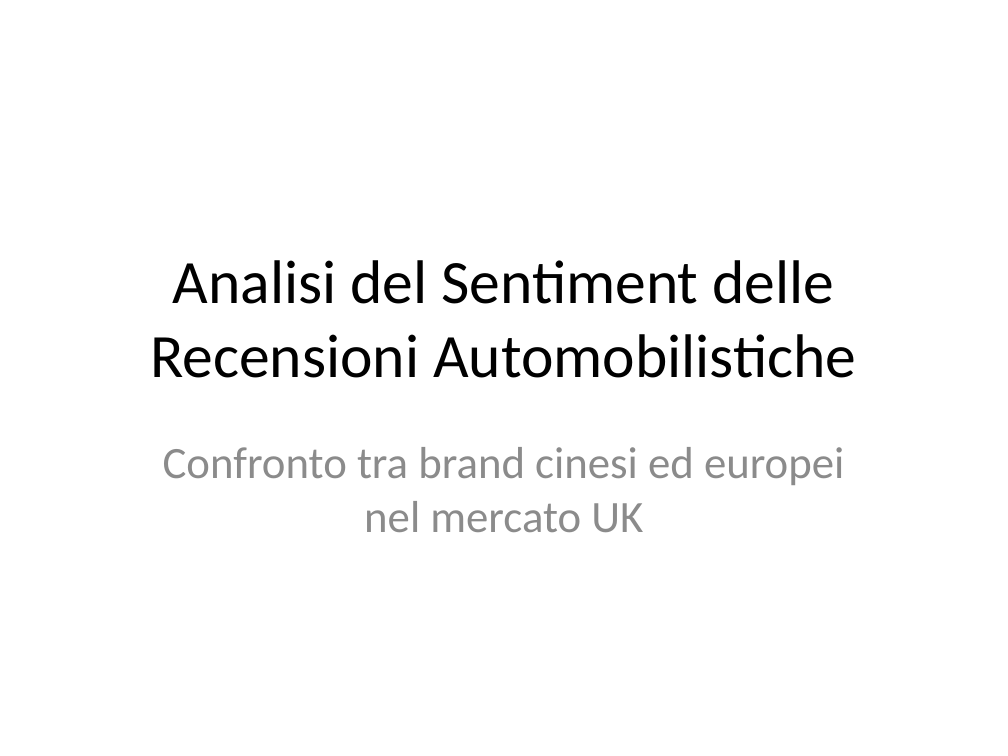
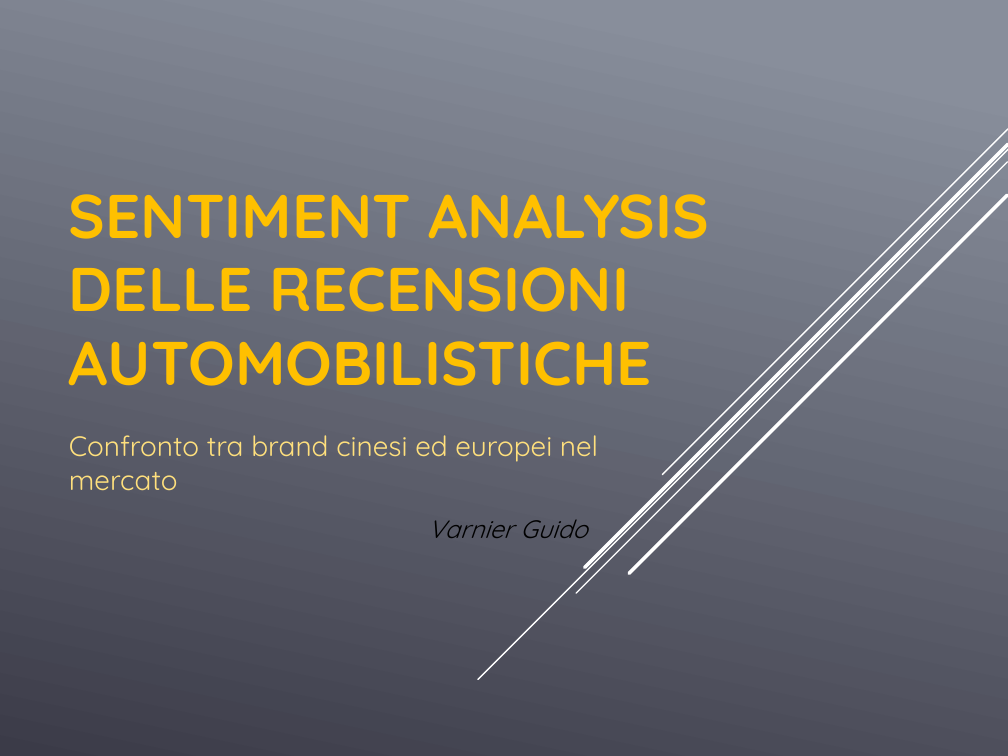
Before and after one commit to GuidoGTX/rossato_job, a slide deck: slide 1 of Analisi_Sentiment_Recensioni.pptx. Drawn at 1008x756 pixels with LibreOffice and Linux fonts; fonts in the diff are those of the drawing. Boxes give left, top, right and bottom in pixels: in the first picture for what was removed or moved away, otherwise in the second. Text is boxed around its words. In the diff, an @@ line names an element or a change of style, - is before the commit and + after.

```diff
--- a/Analisi_Sentiment_Recensioni.pptx
+++ b/Analisi_Sentiment_Recensioni.pptx
@@ background #FFFFFF to gradient #888E9B to #3C3C49 @@
@@ title "SENTIMENT ANALYSIS DELLE RECENSIONI AUTOMOBILISTICHE" at [69, 194, 709, 386]: vertical alignment middle to bottom @@
@@ title at [69, 194, 709, 386]: text changed; font Calibri to Quicksand; text colour #000000 to #FFC000; bold on @@
-Analisi del Sentiment delle Recensioni Automobilistiche
+SENTIMENT ANALYSIS DELLE RECENSIONI AUTOMOBILISTICHE
@@ group added at [478, 129, 1008, 679]: 5 lines @@
@@ subtitle at [69, 435, 598, 491]: text changed; size 32 to 20 pt; font Calibri to Quicksand; text colour #8C8C8C to #FFE07D @@
-Confronto tra brand cinesi ed europei nel mercato UK
+Confronto tra brand cinesi ed europei nel mercato
@@ text added at [428, 520, 587, 538], 18 pt, text #000000, italic @@
+Varnier Guido
```
Also in this commit, not shown: 8 slides added, 4 slides removed.
